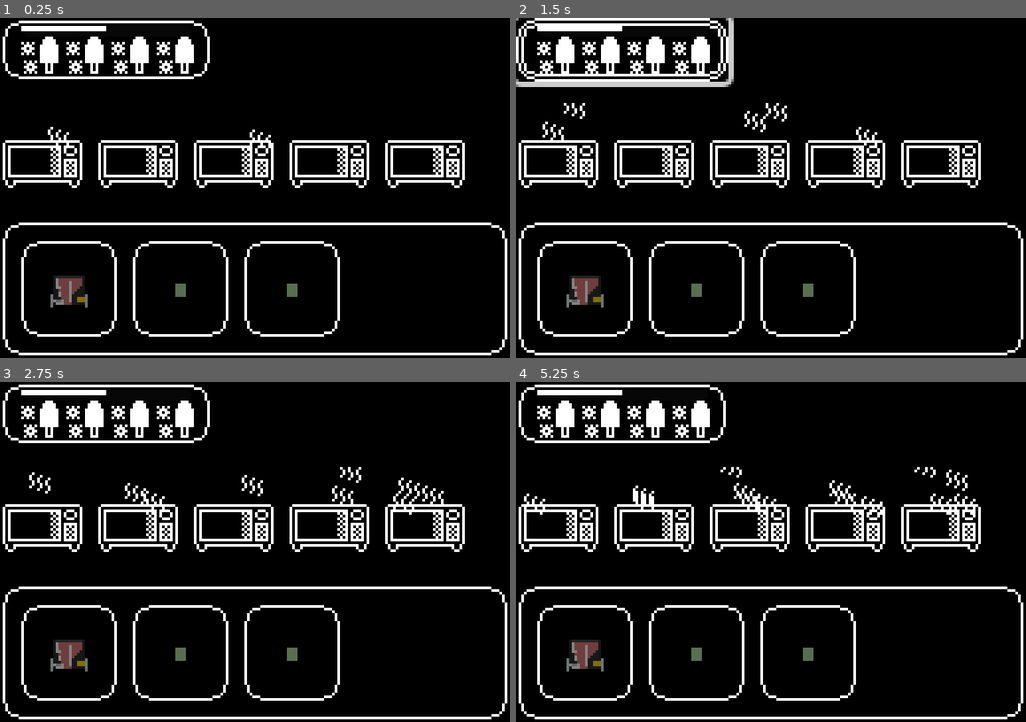
Above: before the commit, frames 1-4 (two rows, left to right).
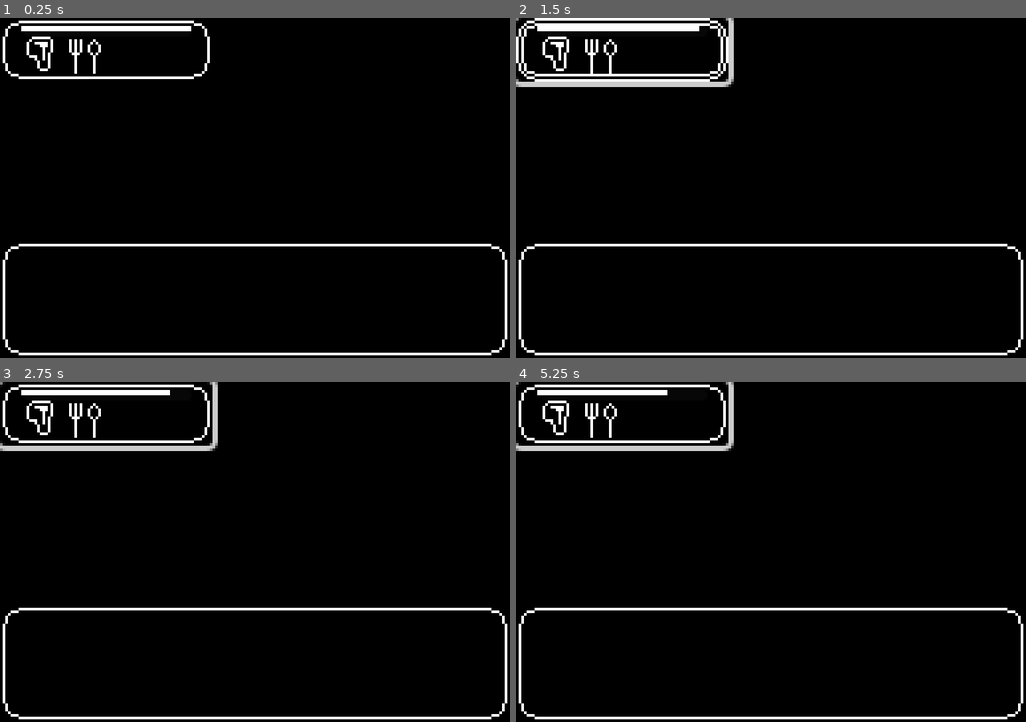
Above: after the commit, the same moments.

Repository: SpntKbrg/microwave-game
Game: Godot game, scene res://scenes/release/real_game_scene.tscn
Two runs of this game, one before a commit and one after it. Both use one fixed random seed, a clock stepped at 60 frames per second and the inputs below. This scene is started directly instead of the project's main scene.
Inputs (mouse positions are in pixels of both pictures, inside the frame that each line leads up to):
- Up to frame 1 (0.25 s): no input
- Up to frame 2 (1.5 s): click (623, 48) at 0.52 s; click (623, 48) at 1.27 s
- Up to frame 3 (2.75 s): click (40, 511) at 2.02 s
- Up to frame 4 (5.25 s): click (653, 511) at 2.77 s; click (750, 511) at 3.52 s; click (847, 511) at 4.27 s; click (939, 511) at 5.02 s

The runs differ from the first frame. In frame 1, 9.6% of the frame differs, in the area x 0-100%, y 2-94%; in frame 2, 9.8%; in frame 3, 11%; in frame 4, 11%, in the area x 0-100%, y 0-94%.

Commit message:
connect customer with ui fix customer item count mismatch refactor game scene

Diff:
--- a/project.godot
+++ b/project.godot
@@ -48,5 +48,6 @@
 
 [rendering]
 
+textures/canvas_textures/default_texture_filter=3
 renderer/rendering_method="gl_compatibility"
 renderer/rendering_method.mobile="gl_compatibility"
--- /dev/null
+++ b/scenes/customer_button.tscn
@@ -0,0 +1,44 @@
+[gd_scene load_steps=4 format=3 uid="uid://derbaklq8t1ja"]
+
+[ext_resource type="Theme" uid="uid://cwt57yrv5fqbq" path="res://assets/ui/main_theme.tres" id="1_ynswb"]
+[ext_resource type="Script" uid="uid://bfy7occnx8mfb" path="res://scripts/game/customer_button.gd" id="2_kideh"]
+[ext_resource type="PackedScene" uid="uid://7np8gifga1h2" path="res://scenes/item_icon.tscn" id="3_n18q7"]
+
+[node name="CustomerButton" type="Button" node_paths=PackedStringArray("__timer_progress", "__cart_container")]
+texture_filter = 3
+custom_minimum_size = Vector2(80, 24)
+size_flags_horizontal = 0
+theme = ExtResource("1_ynswb")
+script = ExtResource("2_kideh")
+__timer_progress = NodePath("ProgressBar")
+__cart_container = NodePath("CartContainer")
+__item_icon_template = ExtResource("3_n18q7")
+
+[node name="CartContainer" type="HBoxContainer" parent="."]
+custom_minimum_size = Vector2(0, 16)
+layout_mode = 1
+anchors_preset = 12
+anchor_top = 1.0
+anchor_right = 1.0
+anchor_bottom = 1.0
+offset_left = 7.0
+offset_top = -18.0
+offset_right = -6.0
+offset_bottom = -2.0
+grow_horizontal = 2
+grow_vertical = 0
+theme_override_constants/separation = 1
+
+[node name="ProgressBar" type="ProgressBar" parent="."]
+layout_mode = 1
+anchors_preset = 10
+anchor_right = 1.0
+offset_left = 9.0
+offset_top = 3.0
+offset_right = -8.0
+offset_bottom = 7.0
+grow_horizontal = 2
+theme = ExtResource("1_ynswb")
+max_value = 1.0
+value = 0.5
+show_percentage = false
--- /dev/null
+++ b/scenes/customer_ui_data.tscn
@@ -0,0 +1,7 @@
+[gd_scene load_steps=2 format=3 uid="uid://nlci6v88mta7"]
+
+[ext_resource type="Script" uid="uid://duf6c1fygx270" path="res://scripts/ui/customer_ui_data.gd" id="1_s5mu0"]
+
+[node name="CustomerUiData" type="Node"]
+script = ExtResource("1_s5mu0")
+metadata/_custom_type_script = "uid://duf6c1fygx270"
--- /dev/null
+++ b/scenes/item_icon.tscn
@@ -0,0 +1,20 @@
+[gd_scene load_steps=7 format=3 uid="uid://7np8gifga1h2"]
+
+[ext_resource type="Texture2D" uid="uid://c0px4lyaux3d5" path="res://assets/sprites/release/icons/popsicle.png" id="1_e6lw3"]
+[ext_resource type="Script" uid="uid://b2801y4waukr0" path="res://scripts/game/item_icon.gd" id="2_y4m3t"]
+[ext_resource type="Texture2D" uid="uid://cbq7lnunfoaie" path="res://assets/sprites/release/icons/steak.png" id="3_s7ikh"]
+[ext_resource type="Texture2D" uid="uid://dod13b7pm1udo" path="res://assets/sprites/release/icons/foodbox.png" id="4_im0gm"]
+[ext_resource type="Texture2D" uid="uid://crbyc55xh3m8" path="res://assets/sprites/release/icons/noodlecup.png" id="5_jigsx"]
+[ext_resource type="Texture2D" uid="uid://pi8xwiex7si8" path="res://assets/sprites/release/icons/mug.png" id="6_kh71b"]
+
+[node name="ItemIcon" type="TextureRect"]
+custom_minimum_size = Vector2(16, 16)
+texture = ExtResource("1_e6lw3")
+script = ExtResource("2_y4m3t")
+item_icon_dict = Dictionary[int, Texture2D]({
+0: ExtResource("3_s7ikh"),
+1: ExtResource("4_im0gm"),
+2: ExtResource("1_e6lw3"),
+3: ExtResource("5_jigsx"),
+4: ExtResource("6_kh71b")
+})
--- a/scenes/mockup/basic_microwave_ui.tscn
+++ b/scenes/mockup/basic_microwave_ui.tscn
@@ -195,7 +195,7 @@
 size_flags_vertical = 3
 theme = ExtResource("2_6aqxj")
 theme_type_variation = &"ButtonSmall"
-text = "Reset"
+text = "CLR"
 
 [node name="0" type="Button" parent="bg/HBoxContainer/VBoxContainer/GridContainer"]
 texture_filter = 3
@@ -215,4 +215,4 @@
 size_flags_vertical = 3
 theme = ExtResource("2_6aqxj")
 theme_type_variation = &"ButtonSmall"
-text = "Start"
+text = "GO"
--- a/scenes/release/real_game_scene.tscn
+++ b/scenes/release/real_game_scene.tscn
@@ -1,56 +1,21 @@
-[gd_scene load_steps=17 format=3 uid="uid://28r1rhmscnle"]
+[gd_scene load_steps=11 format=3 uid="uid://28r1rhmscnle"]
 
 [ext_resource type="StyleBox" uid="uid://vivmq0totlqg" path="res://assets/ui/panel_box_style.tres" id="1_3mg5d"]
 [ext_resource type="StyleBox" uid="uid://b3jedpegd354r" path="res://assets/ui/game_bg.tres" id="1_e1xsh"]
-[ext_resource type="Script" uid="uid://b4bi4c5bn7yv8" path="res://scripts/game/scene/real_game_scene.gd" id="1_hshn4"]
-[ext_resource type="Texture2D" uid="uid://c0px4lyaux3d5" path="res://assets/sprites/release/icons/popsicle.png" id="2_bc7k7"]
-[ext_resource type="Script" uid="uid://cuhlrwjla6kf" path="res://scripts/resources/microwave_spec.gd" id="2_jvgw3"]
 [ext_resource type="Theme" uid="uid://cwt57yrv5fqbq" path="res://assets/ui/main_theme.tres" id="2_xxmul"]
-[ext_resource type="PackedScene" uid="uid://btel16yic8364" path="res://scenes/release/item_button.tscn" id="6_e1xsh"]
+[ext_resource type="PackedScene" uid="uid://derbaklq8t1ja" path="res://scenes/customer_button.tscn" id="6_hshn4"]
+[ext_resource type="Script" uid="uid://ljise6jjaffs" path="res://scripts/game/scene/game_system.gd" id="7_e1xsh"]
+[ext_resource type="PackedScene" uid="uid://nlci6v88mta7" path="res://scenes/customer_ui_data.tscn" id="8_e38y6"]
 [ext_resource type="PackedScene" uid="uid://c0exhmaqenhwk" path="res://scenes/release/microwave_inspect.tscn" id="11_hshn4"]
 [ext_resource type="PackedScene" uid="uid://djkscwfg3u4pk" path="res://scenes/model_resource.tscn" id="12_s1gd3"]
 [ext_resource type="PackedScene" uid="uid://cucl236n4hfwi" path="res://scenes/items/ItemFactory.tscn" id="14_h88xt"]
-[ext_resource type="PackedScene" uid="uid://d3vsbjdcoodxd" path="res://scenes/customer_system.tscn" id="15_fij0q"]
+[ext_resource type="PackedScene" path="res://scenes/customer_system.tscn" id="15_fij0q"]
 
-[sub_resource type="Resource" id="Resource_n7wt1"]
-script = ExtResource("2_jvgw3")
-useTemperature = true
-metadata/_custom_type_script = "uid://cuhlrwjla6kf"
-
-[sub_resource type="Resource" id="Resource_h88xt"]
-script = ExtResource("2_jvgw3")
-useTemperature = true
-metadata/_custom_type_script = "uid://cuhlrwjla6kf"
-
-[sub_resource type="Resource" id="Resource_fij0q"]
-script = ExtResource("2_jvgw3")
-useTemperature = true
-metadata/_custom_type_script = "uid://cuhlrwjla6kf"
-
-[sub_resource type="Resource" id="Resource_ogcfs"]
-script = ExtResource("2_jvgw3")
-useTemperature = true
-metadata/_custom_type_script = "uid://cuhlrwjla6kf"
-
-[sub_resource type="Resource" id="Resource_052rd"]
-script = ExtResource("2_jvgw3")
-useTemperature = true
-metadata/_custom_type_script = "uid://cuhlrwjla6kf"
-
-[node name="RealGameScene" type="Control" node_paths=PackedStringArray("microwave_spawn_point", "item_spawn_point", "model_resource", "item_factory", "customer_system", "inspect_ui")]
+[node name="RealGameScene" type="Control"]
 texture_filter = 3
 custom_minimum_size = Vector2(192, 128)
 layout_mode = 3
 anchors_preset = 0
-script = ExtResource("1_hshn4")
-microwave_set = Array[ExtResource("2_jvgw3")]([SubResource("Resource_n7wt1"), SubResource("Resource_h88xt"), SubResource("Resource_fij0q"), SubResource("Resource_ogcfs"), SubResource("Resource_052rd")])
-microwave_spawn_point = NodePath("MicrowaveRow/HBoxContainer")
-item_spawn_point = NodePath("PanelContainer/HBoxContainer")
-model_resource = NodePath("ModelResource")
-item_scene = ExtResource("6_e1xsh")
-item_factory = NodePath("ItemFactory")
-customer_system = NodePath("CustomerSystem")
-inspect_ui = NodePath("MicrowaveInspect")
 
 [node name="BG" type="Panel" parent="."]
 layout_mode = 1
@@ -62,7 +27,7 @@
 theme_override_styles/panel = ExtResource("1_e1xsh")
 
 [node name="CustomerRow" type="ScrollContainer" parent="."]
-custom_minimum_size = Vector2(0, 42)
+custom_minimum_size = Vector2(0, 24)
 layout_mode = 1
 anchors_preset = 10
 anchor_right = 1.0
@@ -70,61 +35,9 @@
 grow_horizontal = 2
 theme = ExtResource("2_xxmul")
 
-[node name="HBoxContainer" type="HBoxContainer" parent="CustomerRow"]
+[node name="CustomerButtonContainer" type="HBoxContainer" parent="CustomerRow"]
+custom_minimum_size = Vector2(0, 24)
 layout_mode = 2
-
-[node name="CustomerButton" type="Button" parent="CustomerRow/HBoxContainer"]
-custom_minimum_size = Vector2(80, 24)
-layout_mode = 2
-theme = ExtResource("2_xxmul")
-
-[node name="HBoxContainer" type="HBoxContainer" parent="CustomerRow/HBoxContainer/CustomerButton"]
-custom_minimum_size = Vector2(0, 16)
-layout_mode = 1
-anchors_preset = 12
-anchor_top = 1.0
-anchor_right = 1.0
-anchor_bottom = 1.0
-offset_left = 7.0
-offset_top = -18.0
-offset_right = -6.0
-offset_bottom = -2.0
-grow_horizontal = 2
-grow_vertical = 0
-theme_override_constants/separation = 1
-
-[node name="TextureRect" type="TextureRect" parent="CustomerRow/HBoxContainer/CustomerButton/HBoxContainer"]
-custom_minimum_size = Vector2(16, 16)
-layout_mode = 2
-texture = ExtResource("2_bc7k7")
-
-[node name="TextureRect2" type="TextureRect" parent="CustomerRow/HBoxContainer/CustomerButton/HBoxContainer"]
-custom_minimum_size = Vector2(16, 16)
-layout_mode = 2
-texture = ExtResource("2_bc7k7")
-
-[node name="TextureRect3" type="TextureRect" parent="CustomerRow/HBoxContainer/CustomerButton/HBoxContainer"]
-custom_minimum_size = Vector2(16, 16)
-layout_mode = 2
-texture = ExtResource("2_bc7k7")
-
-[node name="TextureRect4" type="TextureRect" parent="CustomerRow/HBoxContainer/CustomerButton/HBoxContainer"]
-custom_minimum_size = Vector2(16, 16)
-layout_mode = 2
-texture = ExtResource("2_bc7k7")
-
-[node name="ProgressBar" type="ProgressBar" parent="CustomerRow/HBoxContainer/CustomerButton"]
-layout_mode = 1
-anchors_preset = 10
-anchor_right = 1.0
-offset_left = 9.0
-offset_top = 3.0
-offset_right = -8.0
-offset_bottom = 7.0
-grow_horizontal = 2
-theme = ExtResource("2_xxmul")
-value = 48.18
-show_percentage = false
 
 [node name="MicrowaveRow" type="ScrollContainer" parent="."]
 custom_minimum_size = Vector2(0, 40)
@@ -156,9 +69,21 @@
 
 [node name="ModelResource" parent="." instance=ExtResource("12_s1gd3")]
 
-[node name="ItemFactory" parent="." instance=ExtResource("14_h88xt")]
+[node name="MicrowaveInspect" parent="." instance=ExtResource("11_hshn4")]
+visible = false
+layout_mode = 1
 
-[node name="CustomerSystem" parent="." instance=ExtResource("15_fij0q")]
+[node name="GameSystem" type="Node" parent="." node_paths=PackedStringArray("customer_system", "item_factory", "__customer_data_holder", "__customer_button_container")]
+script = ExtResource("7_e1xsh")
+customer_system = NodePath("CustomerSystem")
+item_factory = NodePath("ItemFactory")
+__customer_data_holder = NodePath("CustomerList")
+__customer_button_container = NodePath("../CustomerRow/CustomerButtonContainer")
+__customer_node_template = ExtResource("8_e38y6")
+__customer_button_template = ExtResource("6_hshn4")
 
-[node name="MicrowaveInspect" parent="." instance=ExtResource("11_hshn4")]
-layout_mode = 1
+[node name="ItemFactory" parent="GameSystem" instance=ExtResource("14_h88xt")]
+
+[node name="CustomerSystem" parent="GameSystem" instance=ExtResource("15_fij0q")]
+
+[node name="CustomerList" type="Node" parent="GameSystem"]
--- a/scripts/consts/type.gd
+++ b/scripts/consts/type.gd
@@ -2,5 +2,5 @@
 
 class_name UtilType
 
-enum ItemType { STEAK, FOOD_BOX, ICE_CREAM }
+enum ItemType { STEAK = 0, FOOD_BOX, ICE_CREAM, NOODLE, DRINK }
 enum WaveTemperature { LOW = 1, MEDIUM = 2, HIGH = 3 } # low - 1, medium - 2, high - 3
--- a/scripts/game/customer/customer_factory.gd
+++ b/scripts/game/customer/customer_factory.gd
@@ -12,8 +12,8 @@
 func generate_customer() -> Customer:
 	var new_customer_instance = customer_scene.instantiate()
 	add_child(new_customer_instance)
-
-	new_customer_instance.setup_customer(next_id, customer_patient_time, customer_item_count)
+	var rand_item_count = randi_range(1, customer_item_count)
+	new_customer_instance.setup_customer(next_id, customer_patient_time, rand_item_count)
 	next_id += 1
 
 	return new_customer_instance
--- /dev/null
+++ b/scripts/game/customer_button.gd
@@ -0,0 +1,32 @@
+class_name CustomerButton
+extends Button
+
+@export_category("Internal")
+@export var __timer_progress: ProgressBar
+@export var __cart_container: Control
+@export var __item_icon_template: PackedScene
+var __customer: CustomerUiData
+var __is_ticking: bool
+
+func setup(customer: CustomerUiData) -> void:
+	__customer = customer
+	customer.customer.customer_complete_signal.connect(clean_up)
+	customer.customer.customer_patient_time_out_signal.connect(clean_up)
+	for item in __customer.cart:
+		var item_type := item.type
+		var icon_node := __item_icon_template.instantiate()
+		var item_icon := icon_node as ItemIcon
+		__cart_container.add_child(item_icon)
+		item_icon.setup(item_type)
+	__is_ticking = true
+	pass
+
+func clean_up(_id: int) -> void:
+	__is_ticking = false
+
+func _process(_delta: float) -> void:
+	if not __is_ticking:
+		visible = false
+		queue_free()
+		return
+	__timer_progress.value = __customer.customer.get_current_patient_time_ratio()
--- /dev/null
+++ b/scripts/game/item_icon.gd
@@ -0,0 +1,12 @@
+class_name ItemIcon
+extends TextureRect
+
+@export_category("Data")
+@export var item_icon_dict: Dictionary[UtilType.ItemType, Texture2D]
+
+var item_type: UtilType.ItemType
+
+
+func setup(type: UtilType.ItemType) -> void:
+	item_type = type
+	texture = item_icon_dict.get(type)
--- a/scripts/game/items/item_factory.gd
+++ b/scripts/game/items/item_factory.gd
@@ -4,13 +4,12 @@
 
 @onready var model_resource: ModelResource = $"ModelResource"
 
-func generate_order() -> Array[ItemData]:
+func generate_order(item_count: int) -> Array[ItemData]:
 	var items: Array[ItemData] = []
-	var order_count = randi_range(1, 4)
-	for i in range(order_count):
-		var type = randi_range(UtilType.ItemType.STEAK, UtilType.ItemType.ICE_CREAM)
+	for i in range(item_count):
+		var type = randi_range(0, UtilType.ItemType.size() - 1)
 		var heat_timer = randi_range(3, 10)
 		var temperature = randi_range(UtilType.WaveTemperature.LOW, UtilType.WaveTemperature.HIGH)
-		var models = model_resource.getModel(type)
-		items.append(ItemData.new(type, heat_timer, temperature, models.raw_model, models.cooked_model))
+		#var models = model_resource.getModel(type)
+		items.append(ItemData.new(type, heat_timer, temperature, null, null))
 	return items
--- /dev/null
+++ b/scripts/game/scene/game_system.gd
@@ -0,0 +1,41 @@
+class_name GameSystem
+extends Node
+
+
+@export_category("Systems")
+@export var customer_system: CustomerSystem
+@export var item_factory: ItemFactory
+
+@export_category("Internal")
+@export var __customer_data_holder: Node
+@export var __customer_button_container: Control
+
+@export_category("Template")
+@export var __customer_node_template: PackedScene # CustomerUiData
+@export var __customer_button_template: PackedScene # CustomerButton
+
+func _ready() -> void:
+	subscribe_events()
+	start_game()
+
+func subscribe_events() -> void:
+	customer_system.on_add_customer.connect(on_event_customer_add)
+
+func start_game() -> void:
+	customer_system.set_running(true)
+
+
+func on_event_customer_add(customer: Customer) -> void:
+	var customer_id := customer.customer_id
+	var cart := item_factory.generate_order(customer.remain_item_count)
+	var customer_node := __customer_node_template.instantiate()
+	var customer_data := (customer_node as CustomerUiData)
+	__customer_data_holder.add_child(customer_node)
+	customer_data.name = str(customer_id)
+	customer_data.customer = customer
+	customer_data.cart = cart
+	var customer_button_node := __customer_button_template.instantiate()
+	var customer_button := (customer_button_node as CustomerButton)
+	customer_button.setup(customer_data)
+	customer_button.name = str(customer_id)
+	__customer_button_container.add_child(customer_button)
--- /dev/null
+++ b/scripts/input_state_handler.gd
@@ -0,0 +1,45 @@
+class_name InputStateHandler
+extends Node
+
+enum SelectionState {
+	NOTHING = 0,
+	ITEM_SELECTED,
+	MICROWAVE_SELECTED,
+}
+
+var __selected_id: int
+var __state: SelectionState
+
+
+signal signal_try_give_item_to_customer(microwave_id: int, customer_id: int)
+signal signal_show_microwave_ui(is_showing: bool)
+# signal signal_try_command_microwave(item_id: int, command)
+
+func _ready() -> void:
+	reset_state()
+
+func on_select_microwave(id: int) -> void:
+	__state = SelectionState.MICROWAVE_SELECTED
+	__selected_id = id
+
+func on_select_customer(id: int) -> void:
+	if __state != SelectionState.MICROWAVE_SELECTED:
+		return
+	signal_try_give_item_to_customer.emit(__selected_id, id)
+	reset_state()
+
+func on_select_item(id: int) -> void:
+	__state = SelectionState.ITEM_SELECTED
+	__selected_id = id
+	signal_show_microwave_ui.emit(true)
+
+
+func on_submit_microwave_cmd() -> void:
+	if __state != SelectionState.ITEM_SELECTED:
+		return
+	# signal_try_command_microwave.emit(...)
+
+
+func reset_state() -> void:
+	__selected_id = -1
+	__state = SelectionState.NOTHING
--- /dev/null
+++ b/scripts/ui/customer_ui_data.gd
@@ -0,0 +1,6 @@
+class_name CustomerUiData
+extends Node
+
+
+var customer: Customer
+var cart: Array[ItemData]
Not shown, added: scripts/game/customer_button.gd.uid
Not shown, added: scripts/game/item_icon.gd.uid
Not shown, added: scripts/game/scene/game_system.gd.uid
Not shown, added: scripts/input_state_handler.gd.uid
Not shown, added: scripts/ui/customer_ui_data.gd.uid
